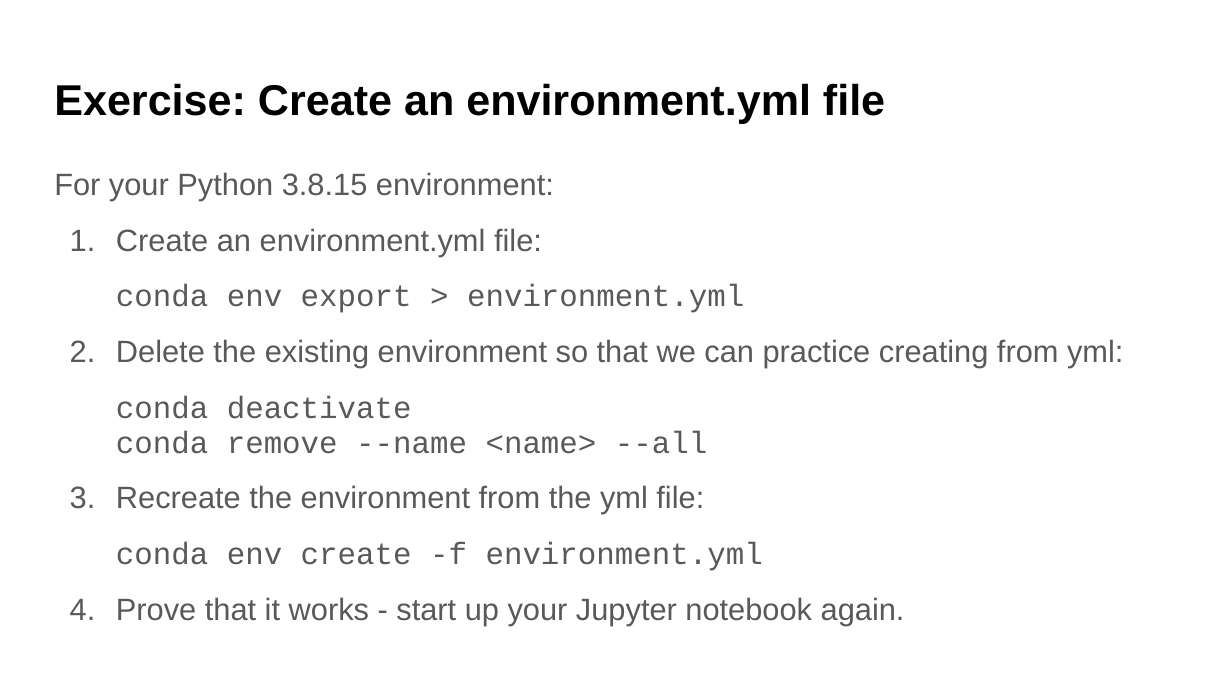
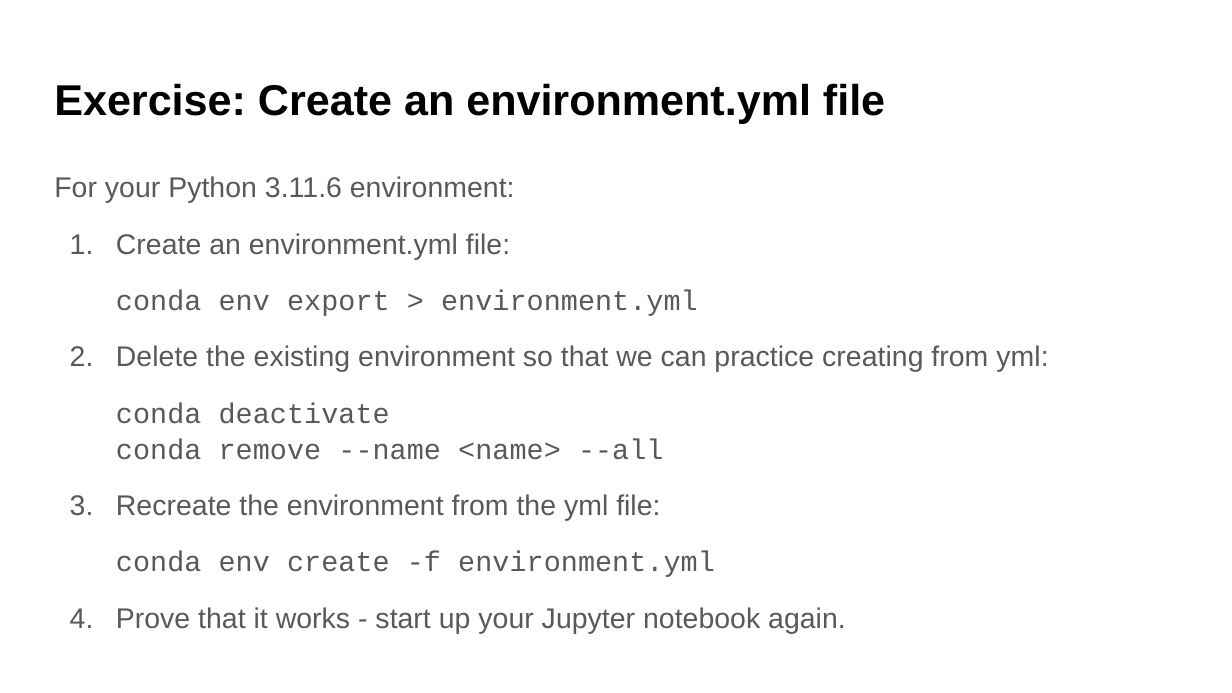
Before and after one commit to UWDATA515/lecture-materials, a slide deck: slide 16 of 07/DATA515_07_VirtualEnvironments.pptx (slide 17 before the commit). Drawn at 1232x693 pixels with LibreOffice and Linux fonts; fonts in the diff are those of the drawing; background and template pictures are left out. Boxes give left, top, right and bottom in pixels: in the first picture for what was removed or moved away, otherwise in the second. Text is boxed around its words. In the diff, an @@ line names an element or a change of style, - is before the commit and + after.

```diff
--- a/07/DATA515_07_VirtualEnvironments.pptx
+++ b/07/DATA515_07_VirtualEnvironments.pptx
@@ text at (54, 176, 515, 203): text changed; size 18 to 16.6 pt @@
-For your Python 3.8.15 environment:
+For your Python 3.11.6 environment:
@@ text at (116, 233, 1048, 633): size 18 to 16.6 pt; line spacing 0.95 to 1.05 @@
```
Also in this commit, not shown: 14 other slides changed, 1 slide added, 2 slides removed, 5 other files.
